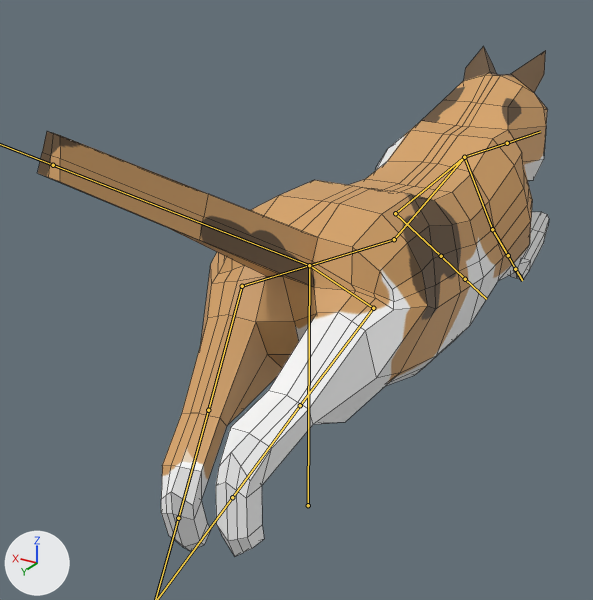
An edit to the FBX model T_and_J/Assets/Project/Prefabs/Models/Cat.fbx, drawn before and after from the same camera.
Both versions are drawn from a 50 mm lens placed at (-0.132, 0.229, 0.2), pointed at (0.029, -0.039, 0.066). Every picture has the same lights, and +X, +Y and +Z are marked at lower left. Both versions are drawn at frame 29 of the action 'Armature|Chasing'; the numbers are the values there. The bones that bend it are drawn over the model as lines. Mesh edges are drawn as thin lines.

Names of what the first picture shows: 'Cat'.
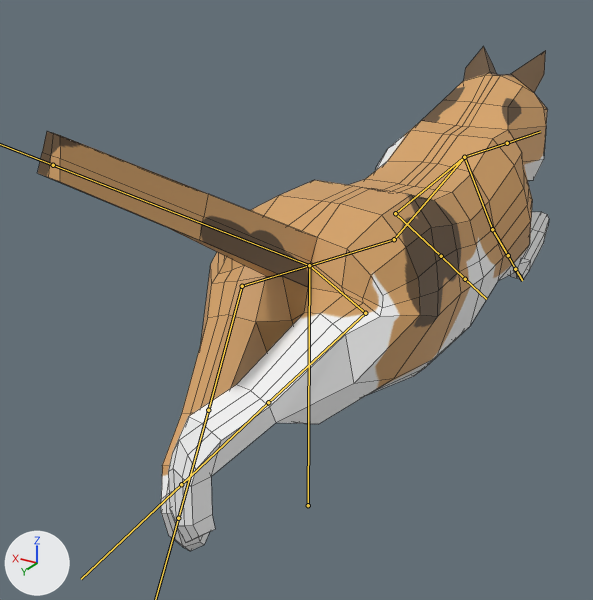
Boxes [x1, y1, x2, y2] around the edits, measured in the pictures (593 x 600 px):
```json
{"object": "Cat", "change": "posed", "before": [38, 46, 549, 556], "after": [38, 46, 549, 551]}
{"bone": "waist.R", "before": "(309, 265) to (373, 308)", "after": "(309, 265) to (365, 313)"}
```

The change, as JSON lines over the scene's bpy script:
```json
{"block": "bone_waist_r", "where": "bone_waist_r = bpy.data.objects['Armature'].pose.bones['waist.R']  # child of 'ROOT'"}
{"op": "set", "path": "bone_waist_r.rotation_quaternion", "old": "(1.0, 0.0, 0.0, 0.0)", "new": "(0.995, -0.092, 0.039, 0.0)", "note": "degrees (0, 0, 0) -> degrees (-11, 4, 0)"}
```
